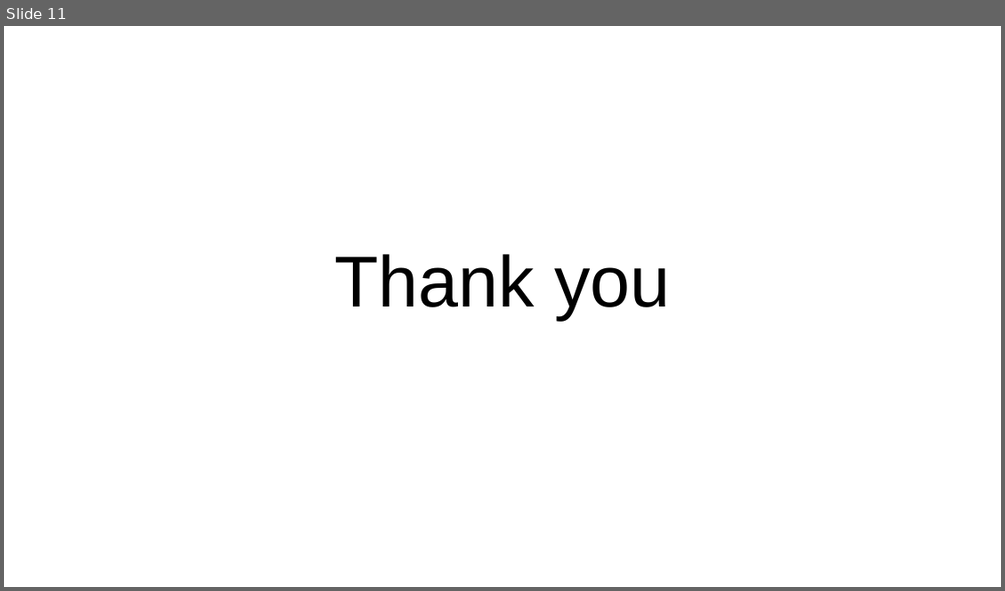
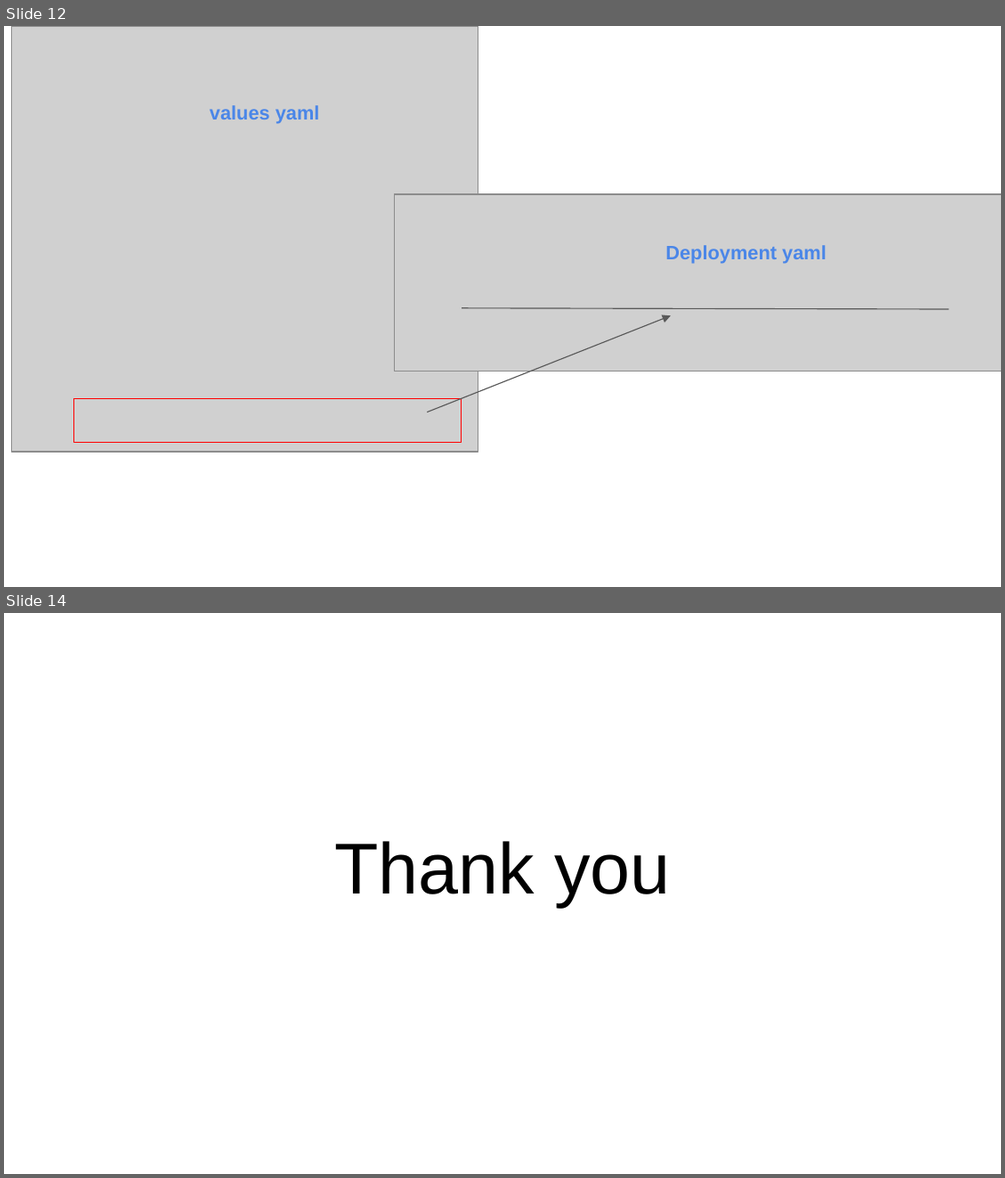
Before and after one commit to EdgeGallery/community, a slide deck: MECM PT/Release V1.1/Image Management-LLD.pptx. Shown one above the other, each under a label of ours: slide 11 before the commit, slides 12 and 14 after it; the slides between them are not shown. The pictures are 1005x591 and 1005x1178 pixels, drawn with LibreOffice and Linux fonts; fonts in the diff are those of the drawing; grey boxes stand for pictures. Boxes give left, top, right and bottom in pixels: in the first picture for what was removed or moved away, otherwise in the second. Text is boxed around its words. In the diff, an @@ line names an element or a change of style, - is before the commit and + after.

Commit message:
image mgmt lld update

```diff
--- a/MECM PT/Release V1.1/Image Management-LLD.pptx
+++ b/MECM PT/Release V1.1/Image Management-LLD.pptx
@@ slide 12 added at box(4, 26, 1001, 587), background #FFFFFF @@
@@ picture added at box(12, 26, 477, 451) @@
@@ text added at box(210, 105, 320, 124), 14 pt, text #4A86E8, bold @@
+values yaml
@@ picture added at box(395, 194, 1001, 371) @@
@@ text added at box(665, 245, 826, 264), 14 pt, text #4A86E8, bold @@
+Deployment yaml
@@ arrow added from (427, 411) to (671, 315), #595959 0.75 pt @@
@@ line added from (461, 308) to (949, 309), #595959 0.75 pt @@
@@ rectangle added at box(73, 399, 461, 443), outline #FF0000 0.75 pt @@
@@ what was slide 11 is now slide 14 @@
```
Also in this commit, not shown: 6 slides changed, 2 other slides added.
